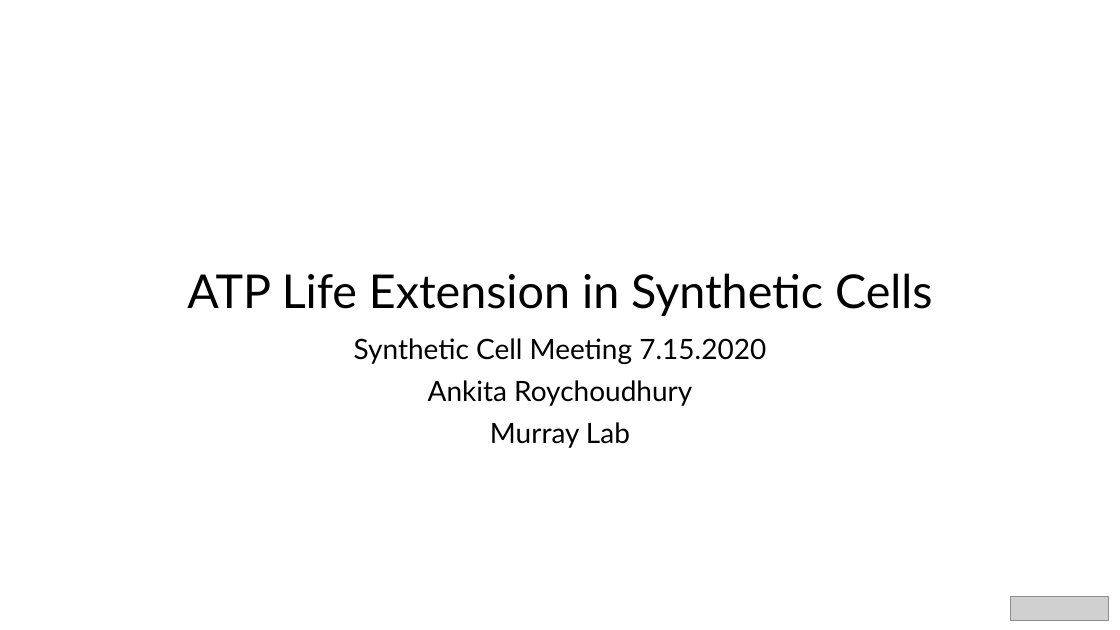
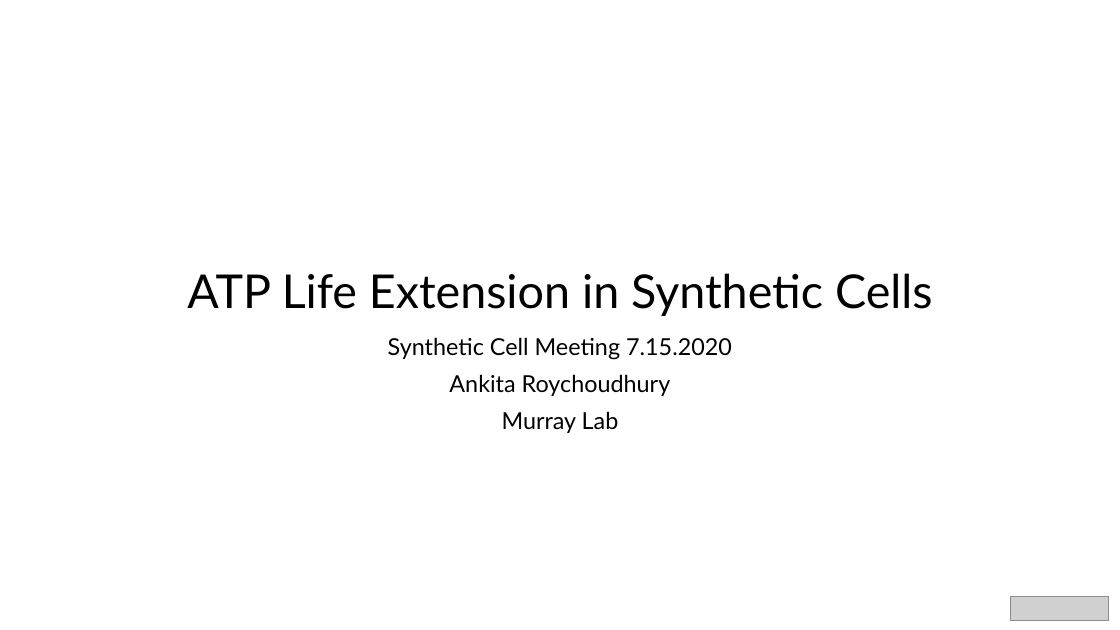
Before and after one commit to AnkitaRoychoudhury/ug_murray, a slide deck: slide 1 of miscellaneous/presentations/20200715_syncell_mtg.pptx. Drawn at 1120x630 pixels with LibreOffice and Linux fonts; fonts in the diff are those of the drawing; grey boxes stand for pictures. Boxes give left, top, right and bottom in pixels: in the first picture for what was removed or moved away, otherwise in the second. Text is boxed around its words. In the diff, an @@ line names an element or a change of style, - is before the commit and + after.

```diff
--- a/miscellaneous/presentations/20200715_syncell_mtg.pptx
+++ b/miscellaneous/presentations/20200715_syncell_mtg.pptx
@@ subtitle "Synthetic Cell Meeting 7.15.2020" at (388,337,732,433): size 24 to 20 pt @@
```
Also in this commit, not shown: 7 other slides changed, 1 slide removed, 6 other files.
